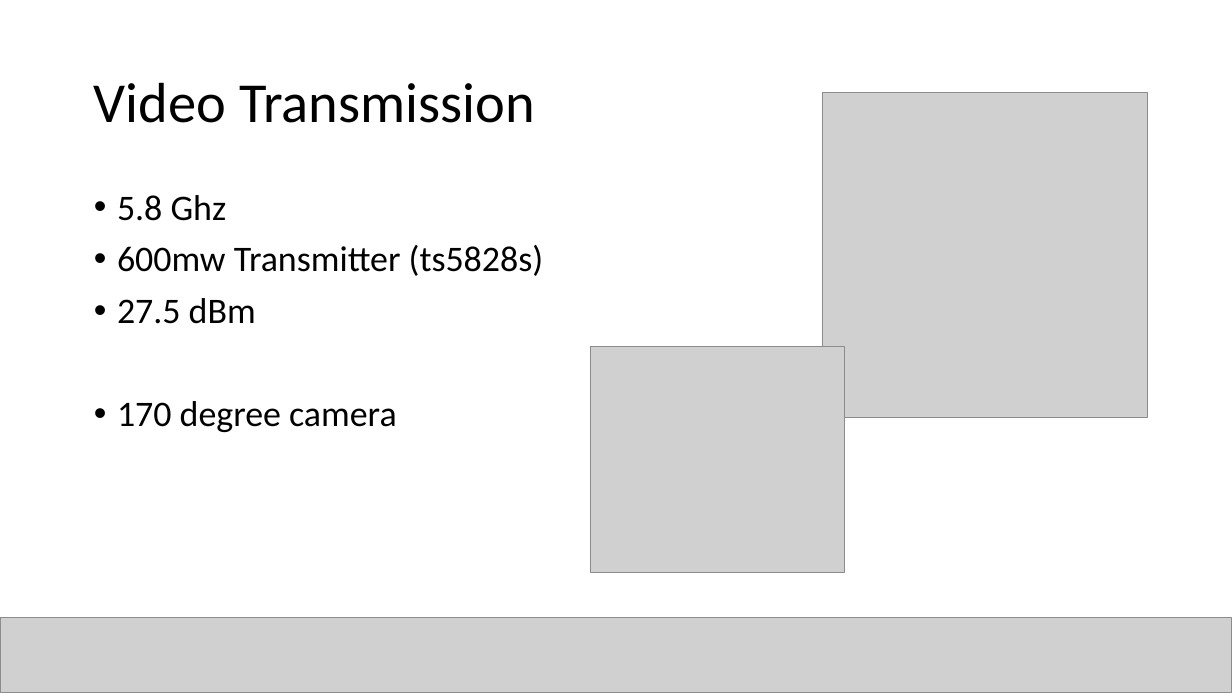
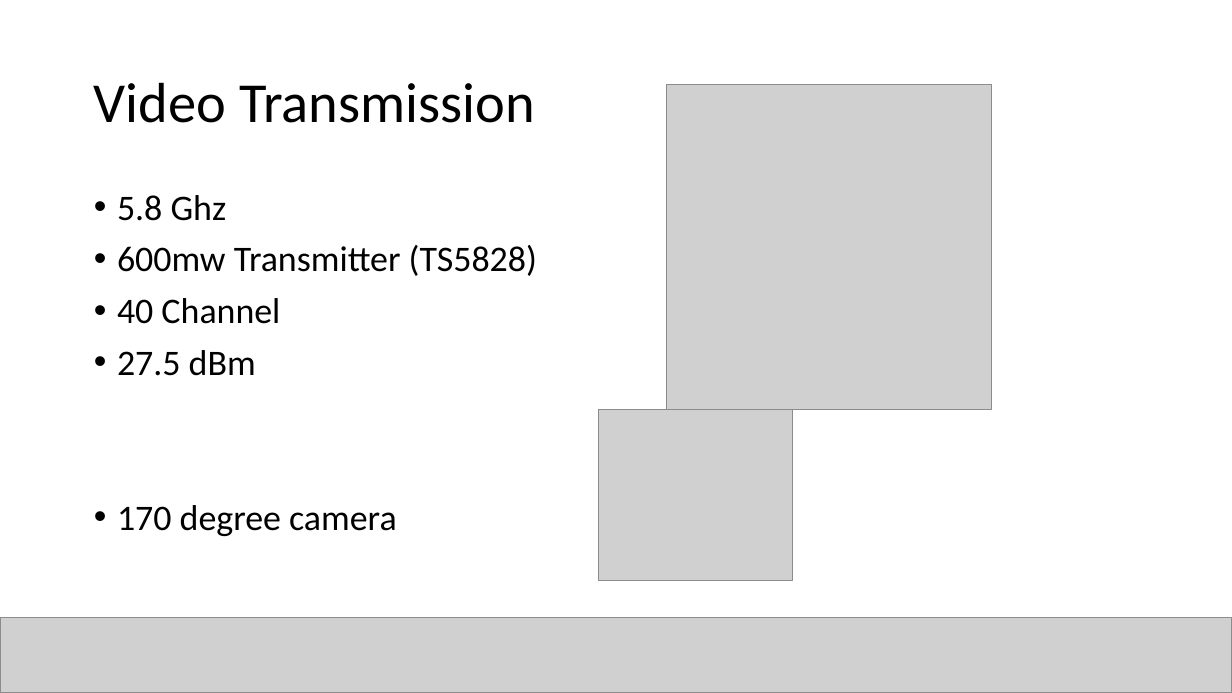
Before and after one commit to canerpotur/TROY-TECH, a slide deck: slide 3 of Troy Tech - Presentation/TROY - Kağan.pptx (slide 4 before the commit). Drawn at 1232x693 pixels with LibreOffice and Linux fonts; fonts in the diff are those of the drawing; grey boxes stand for pictures. Boxes give left, top, right and bottom in pixels: in the first picture for what was removed or moved away, otherwise in the second. Text is boxed around its words. In the diff, an @@ line names an element or a change of style, - is before the commit and + after.

```diff
--- a/Troy Tech - Presentation/TROY - Kağan.pptx
+++ b/Troy Tech - Presentation/TROY - Kağan.pptx
@@ picture: place and size @@
-picture at box(823, 92, 1148, 418)
+picture at box(666, 84, 992, 409)
@@ text at box(117, 245, 537, 324): text changed @@
-• 600mw Transmitter (ts5828s)
+• 600mw Transmitter (TS5828)
+• 40 Channel
@@ picture: place and size @@
-picture at box(591, 347, 845, 572)
+picture at box(599, 409, 792, 581)
```
Also in this commit, not shown: 4 other slides changed, 3 slides added, 6 slides removed.
